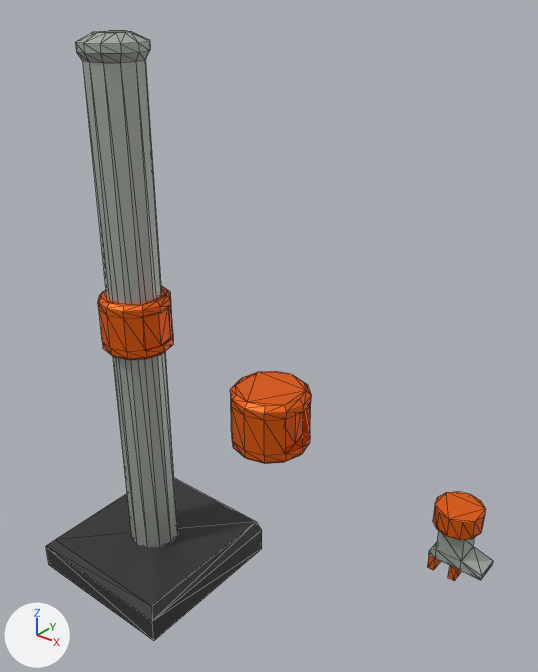
Before and after pictures for a commit that changed the glTF model frontend/public/models/roboarm.glb.
Rendered twice from a 50 mm lens placed at (2.92, -2.48, 3.42), pointed at (0.83, 0.14, 1.8). The axes (+X, +Y, +Z) are drawn at lower left. The lights are the same throughout. The older version comes first. Mesh edges are drawn as thin lines. Where no turn or scale is listed for an object, it has been applied to the vertices. Vertices at exactly the same position are counted once.

In view in the first picture: 'Base', 'Elbow', 'GripperJaw', 'Lift', 'Mast', 'Wrist'.
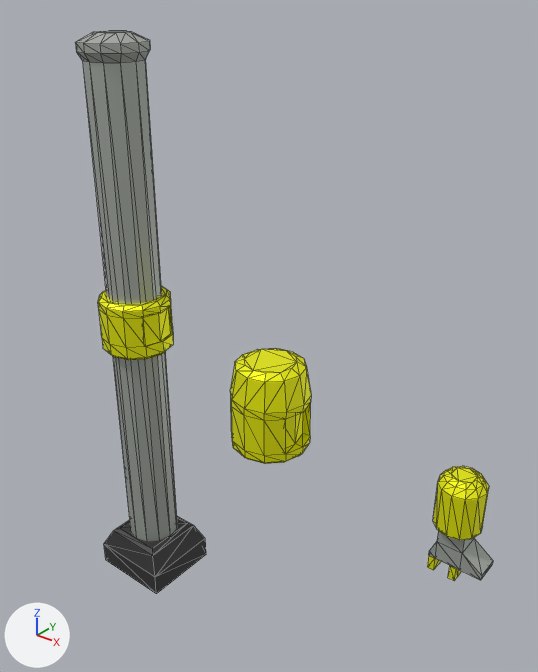
Boxes (x1, y1, x2, y2) around the edits, measured in the pictures (538 x 672 px; the box of a moved part takes in the faces that stretch with it):
'Base', reshaped: before (46, 478, 262, 641); after (104, 516, 206, 594)
'Elbow', recoloured, reshaped (orange to yellow, 24% taller): before (230, 371, 311, 464); after (230, 348, 311, 464)
'Wrist', recoloured, reshaped (orange to yellow, 29% taller): before (427, 492, 493, 580); after (427, 466, 493, 580)
'Lift', recoloured (orange to yellow): (98, 286, 173, 360) in both
'GripperJaw', recoloured: (448, 566, 462, 581) in both
part 2 of me_cylinder_005, built on: before (230, 371, 311, 414); after (230, 348, 311, 414)
part 3 of me_cube_001, built on: before (435, 492, 485, 540); after (437, 466, 489, 540)
part 4 of me_cube_001, moved or reshaped: (429, 530, 493, 580) in both

The change, as a list of edits to the scene's bpy script:
```text
Change mat_plastic:
    mat_plastic.base_color: (0.929, 0.139, 0.0) -> (0.981, 1.0, 0.0)  # orange #f76800 -> yellow #fdff00
Change me_cube:
    used by ob_base; location = (0.0, 0.0, 0.0)
    remove me_cube.from_pydata(...)  # 12 vertices, 20 faces; spans x -0.488..0.488, y -0.488..0.488, z 0.0..0.2
    add me_cube.from_pydata(...)  # 16 vertices, 28 faces; spans x -0.237..0.237, y -0.229..0.216, z 0.0..0.258
    me_cube part 1: the whole mesh is rebuilt
Change me_cylinder_005:
    used by ob_elbow; location = (0.948, 0.0, 1.446)
    remove me_cylinder_005.from_pydata(...)  # 78 vertices, 152 faces; spans x -0.2..0.2, y -0.2..0.2, z -0.163..0.16
    add me_cylinder_005.from_pydata(...)  # 90 vertices, 176 faces; spans x -0.2..0.2, y -0.2..0.2, z -0.163..0.311
    me_cylinder_005 part 2
    12 vertices are removed from x -0.175..0.175, y -0.175..0.175, z 0.16
    34 faces are deleted
    24 vertices are added at x -0.175..0.175, y -0.175..0.175, z 0.29..0.311
    58 new faces join them
Change me_cube_001:
    used by ob_wrist; location = (1.974, 0.0, 1.396)
    remove me_cube_001.from_pydata(...)  # 72 vertices, 136 faces; spans x -0.105..0.156, y -0.105..0.105, z -0.345..0.0
    add me_cube_001.from_pydata(...)  # 96 vertices, 184 faces; spans x -0.105..0.156, y -0.105..0.105, z -0.345..0.162
    me_cube_001 part 3: 3 vertices moved from x -0.091..0.091, y -0.052..0.105, z 0.0 to x -0.091..0.091, y -0.052..0.105, z 0.117; 9 vertices removed from x -0.105..0.105, y -0.105..0.091, z 0.0; 33 vertices added at x -0.105..0.105, y -0.105..0.091, z 0.117..0.162
    me_cube_001 part 4: 4 vertices moved from x -0.058..0.06, y -0.059..0.059, z -0.224 to x -0.058..0.06, y -0.059..0.059, z -0.18
```
